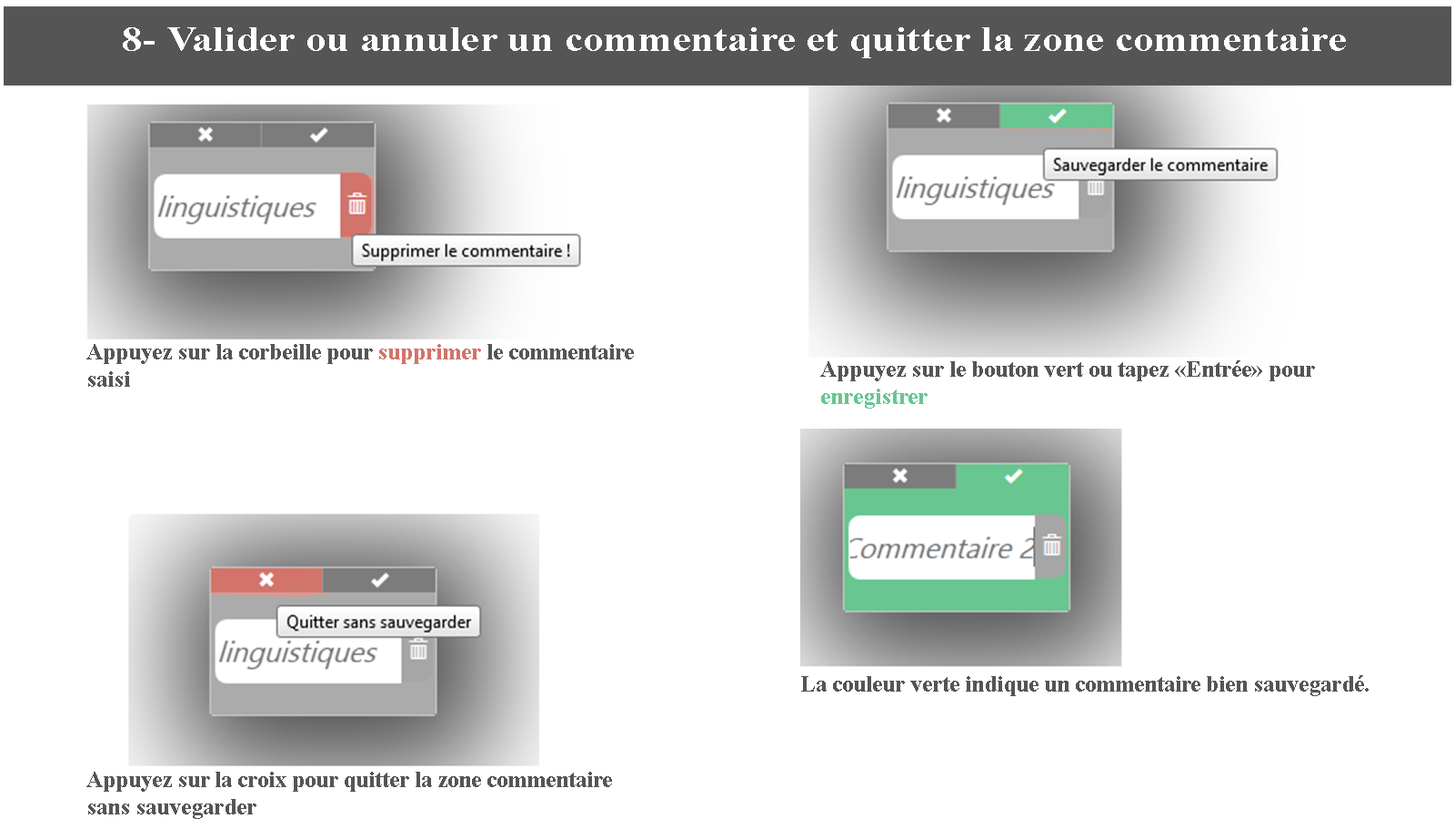
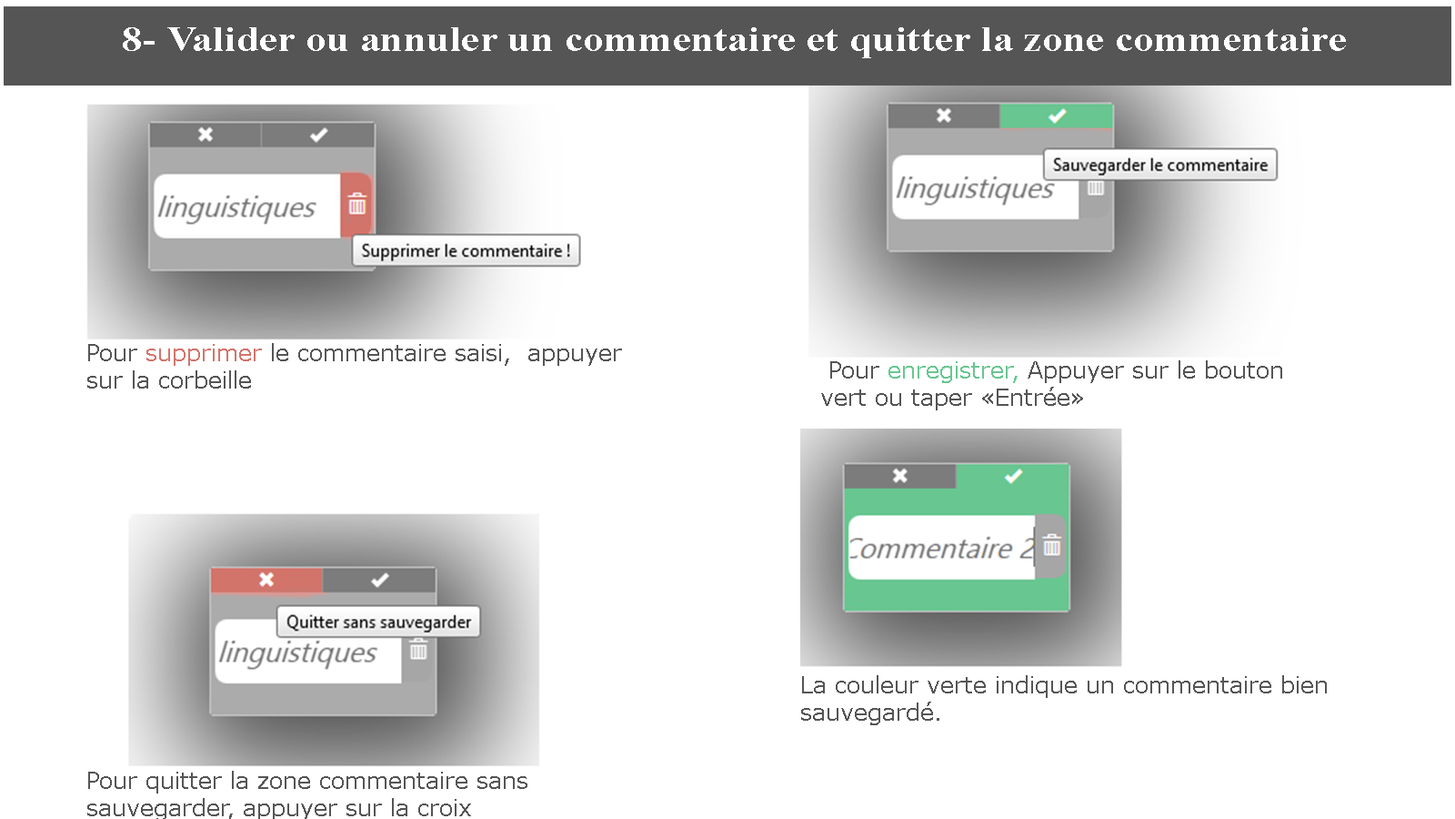
Layer changes from the first 1455px x 819px image to the second:
painted on "La couleur verte indique un commentaire bien sauvegardé." over (x1=801, y1=674, x2=1369, y2=725)
added layer "blanc" above "Calque 1" over (x1=801, y1=674, x2=1369, y2=725)
renamed "Appuyez sur la croix pour quitter la zone commentaire sans sauv" to "Pour quitter la zone commentaire sans sauvegarder, appuyer sur", painted on it over (x1=86, y1=770, x2=613, y2=819)
renamed "Appuyez sur le bouton vert ou tapez «Entrée» pour enregistrer" to "Pour enregistrer, Appuyer sur le bouton vert ou taper «Entrée»", painted on it over (x1=820, y1=360, x2=1316, y2=411)
renamed "Appuyez sur la corbeille pour supprimer le commentaire saisi" to "Pour supprimer le commentaire saisi, appuyer sur la corbeille", painted on it over (x1=86, y1=342, x2=634, y2=389)
